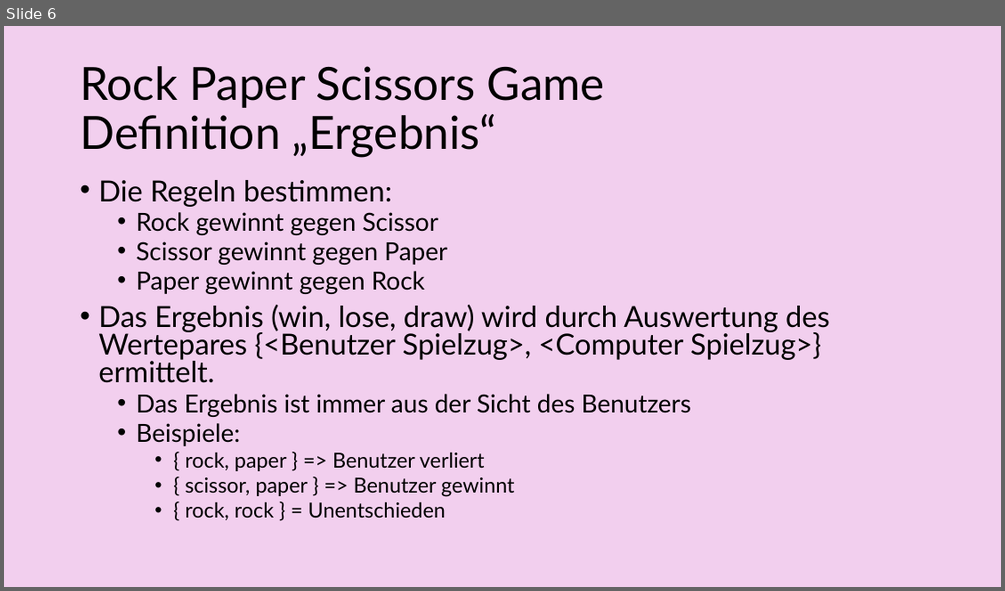
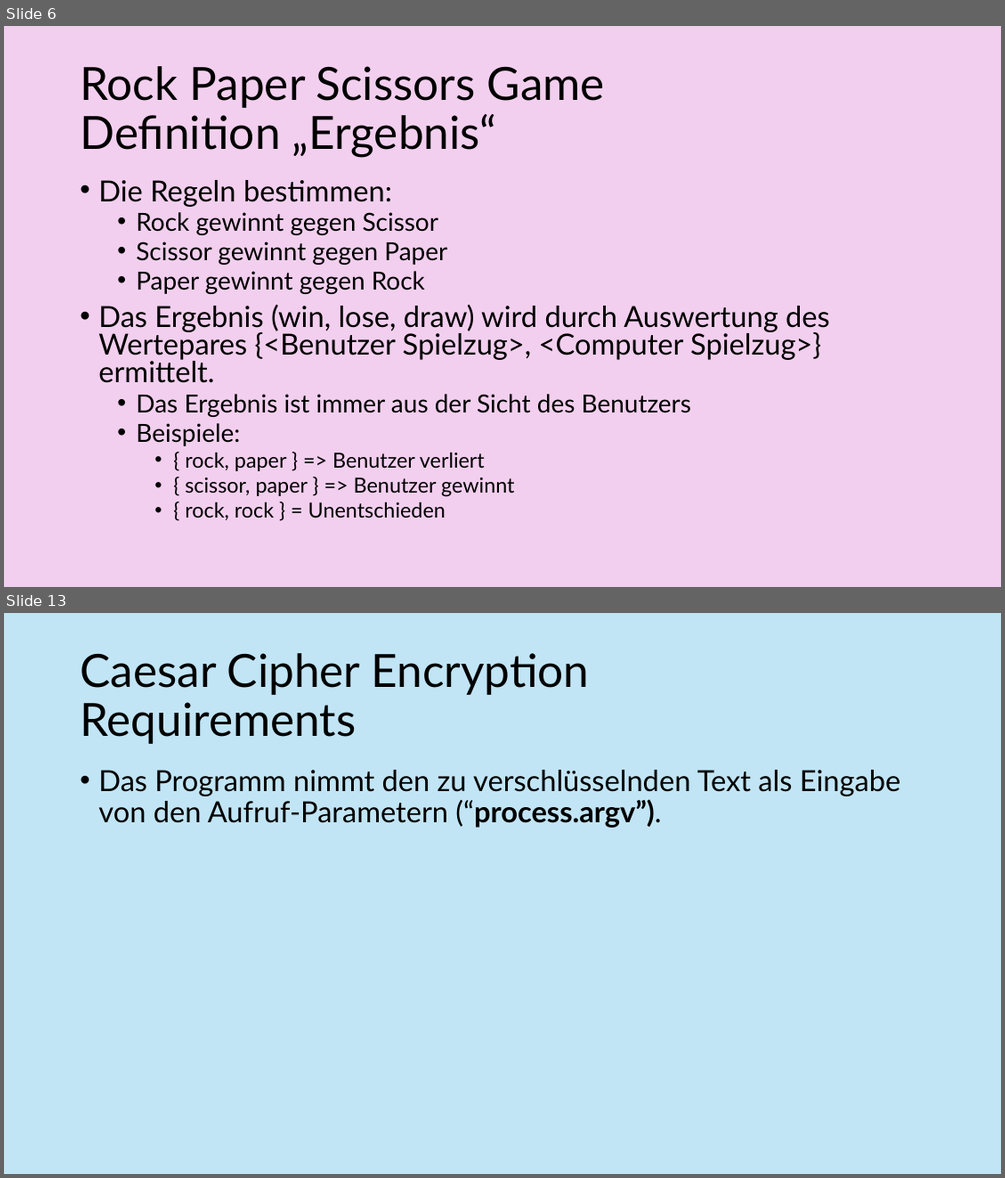
Before and after one commit to RalfWaeldin/jsprojekt, a slide deck: Projektdefinitionen.pptx. Shown one above the other, each under a label of ours: slide 6 before the commit, slides 6 and 13 after it; the slides between them are not shown. The pictures are 1005x591 and 1005x1178 pixels, drawn with LibreOffice and Linux fonts; fonts in the diff are those of the drawing. Boxes give left, top, right and bottom in pixels: in the first picture for what was removed or moved away, otherwise in the second. Text is boxed around its words. In the diff, an @@ line names an element or a change of style, - is before the commit and + after.

```diff
--- a/Projektdefinitionen.pptx
+++ b/Projektdefinitionen.pptx
@@ slide 13 added at [4,613,1001,1174], background #C1E5F5 @@
@@ title added at [80,653,590,744], 44 pt, text #000000 @@
+Caesar Cipher Encryption
+Requirements
@@ text added at [98,770,901,827], 28 pt, text #000000 @@
+• Das Programm nimmt den zu verschlüsselnden Text als Eingabe von den Aufruf-Parametern (“process.argv”).
```
Also in this commit, not shown: 2 slides changed, 5 other slides added, 9 other files.
